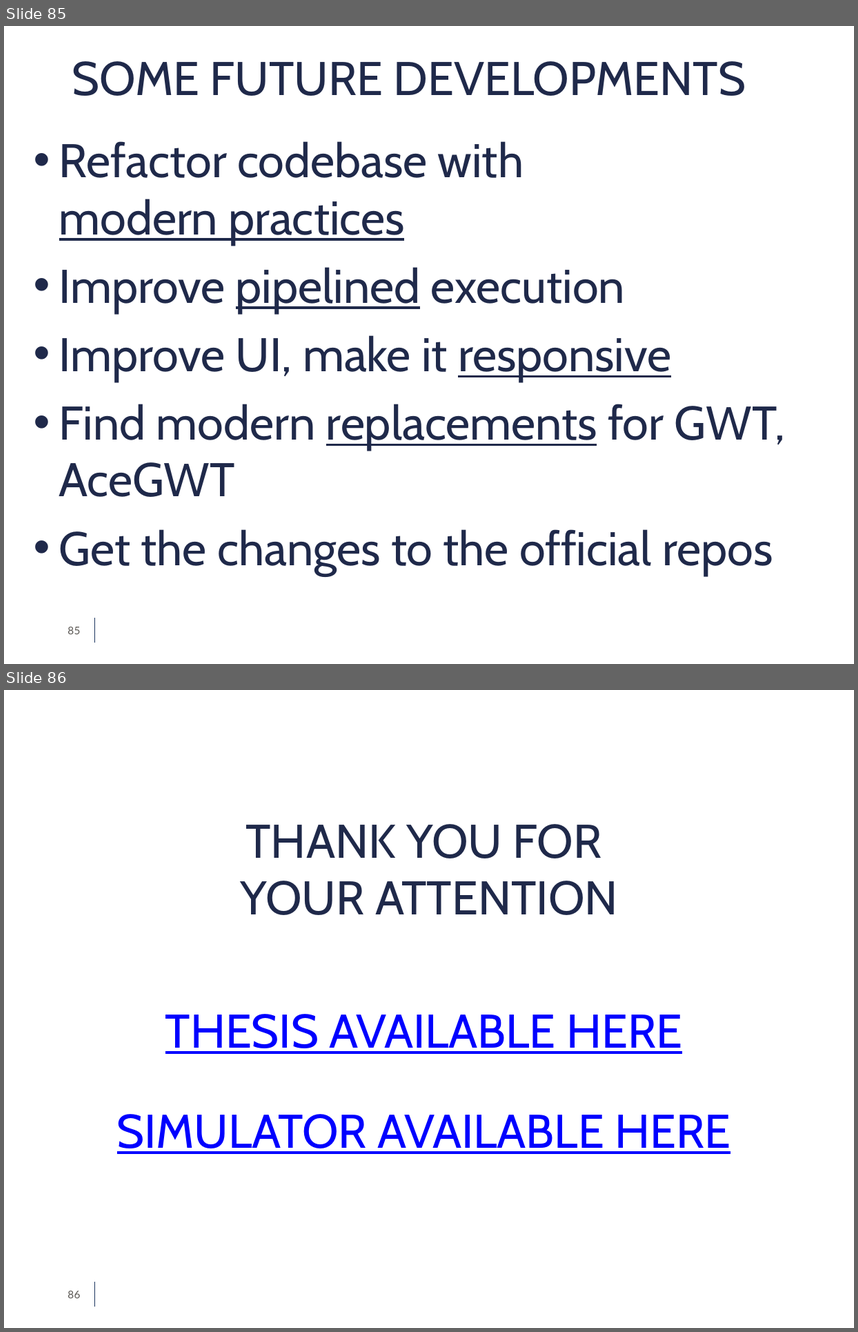
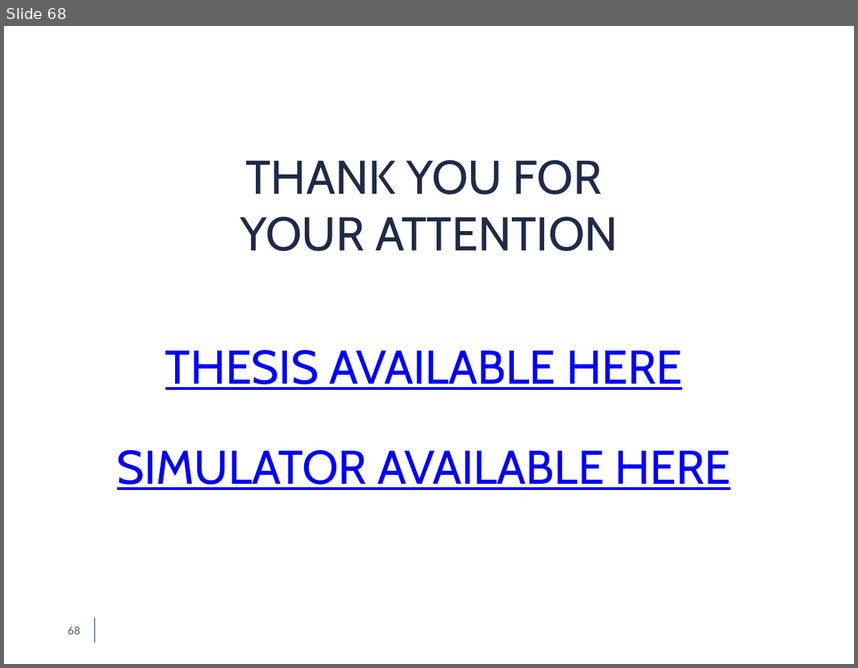
Before and after one commit to simdeistud/bachelors-thesis, a slide deck: SlidesDeiana4_3 -ABRIDGED.pptx. Shown one above the other, each under a label of ours: slides 85 and 86 before the commit, slide 68 after it. The pictures are 858x1332 and 858x668 pixels, drawn with LibreOffice and Linux fonts; fonts in the diff are those of the drawing; background and template pictures are left out. Boxes give left, top, right and bottom in pixels: in the first picture for what was removed or moved away, otherwise in the second. Text is boxed around its words. In the diff, an @@ line names an element or a change of style, - is before the commit and + after.

```diff
--- a/SlidesDeiana4_3 -ABRIDGED.pptx
+++ b/SlidesDeiana4_3 -ABRIDGED.pptx
@@ slide 85 removed at (4, 26, 854, 664), background #FFFFFF; not listed: 2 template elements that a slide beside it also shows @@
@@ text removed at (72, 61, 746, 96) @@
-SOME FUTURE DEVELOPMENTS
@@ text removed at (59, 141, 786, 575) @@
-• Refactor codebase with
-  modern practices
-• Improve pipelined execution
-• Improve UI, make it responsive
-• Find modern replacements for GWT, AceGWT
-• Get the changes to the official repos
@@ page number removed at (67, 626, 80, 634) @@
-85
@@ what was slide 86 is now slide 68 @@
@@ page number at (67, 626, 80, 634): text changed @@
-86
+68
```
Also in this commit, not shown: 10 slides changed, 1 slide added, 18 other slides removed, 1 other file.
